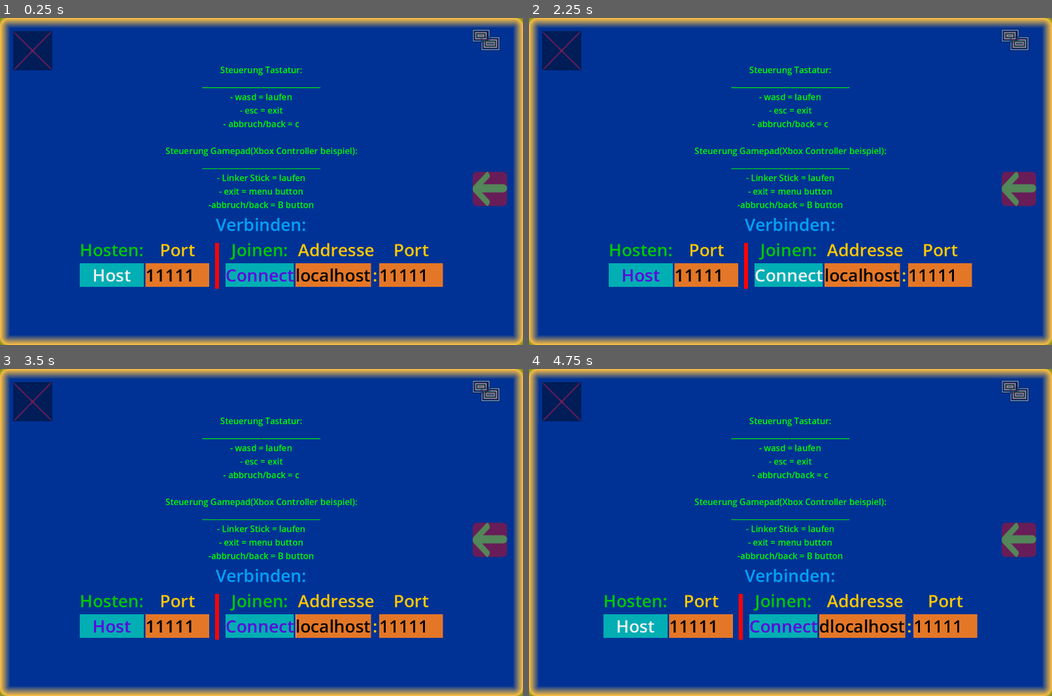
Above: before the commit, frames 1-4 (two rows, left to right).
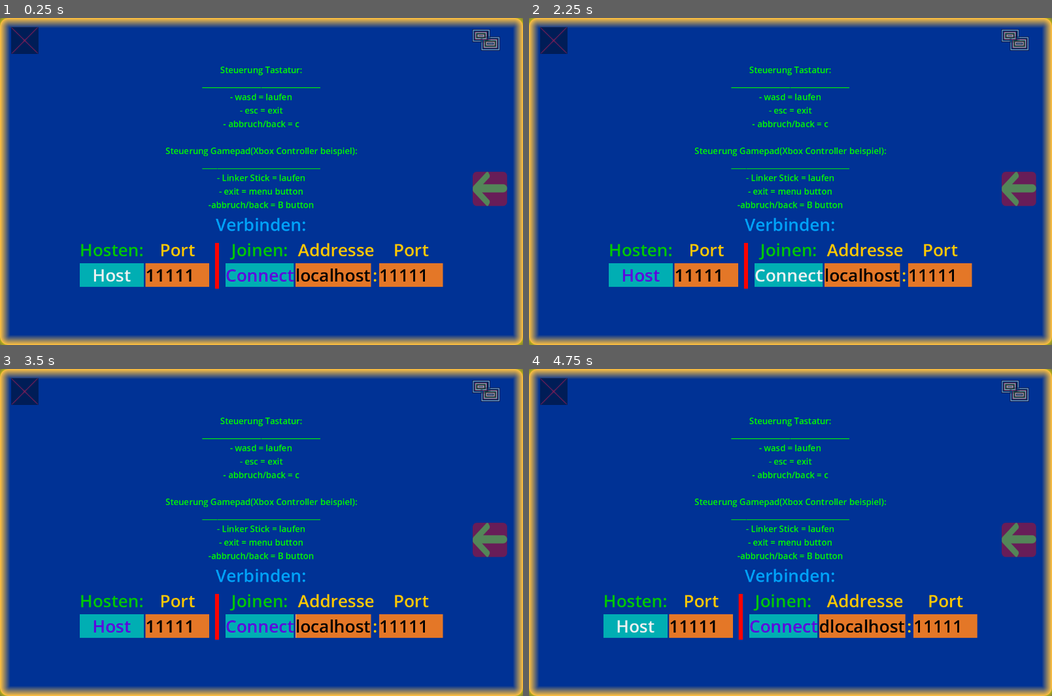
Above: after the commit, the same moments.

Repository: NIK-98/Paint_The_Ground
Game: Godot game, scene res://sceens/main.tscn
Two runs of this game, one before a commit and one after it. Both use one fixed random seed, a clock stepped at 60 frames per second and the inputs below.
Inputs (mouse positions are in pixels of both pictures, inside the frame that each line leads up to):
- Up to frame 1 (0.25 s): no input
- Up to frame 2 (2.25 s): move the mouse to (905, 165) at 0.52 s; hold D (right) 0.53-1.25 s; hold Tab (Info) 0.53-1.25 s; click (905, 165) at 0.67 s; click "Host" at 1.25 s; click "Connect" at 2 s
- Up to frame 3 (3.5 s): move the mouse to (156, 548) at 2.77 s; hold S (down) from 2.78 s (still down); tap Tab (Info) at 2.85 s; click (156, 548) at 2.92 s
- Up to frame 4 (4.75 s): tap Enter at 3.5 s; move the mouse to (842, 460) at 3.52 s; release S (down) at 3.53 s; hold D (right) 3.53-4.28 s; hold Tab (Info) 3.53-4.28 s; click (842, 460) at 3.67 s; tap Space at 4.25 s; move the mouse to (764, 597) at 4.27 s; hold W (up) from 4.28 s (still down); tap Tab (Info) at 4.35 s; click (764, 597) at 4.42 s

The runs differ from the first frame. In frame 1, 0.7% of the frame differs, in the area x 2-10%, y 2-16%; in frame 2, 0.7%; in frame 3, 0.7%; in frame 4, 0.7%.

Commit message:
kleinere bugfixes und beenden auswahl hinzugefügt

Diff:
--- a/project.godot
+++ b/project.godot
@@ -94,6 +94,10 @@
 ]
 }
 
+[input_devices]
+
+pointing/emulate_touch_from_mouse=true
+
 [rendering]
 
 renderer/rendering_method="gl_compatibility"
--- a/sceens/main.tscn
+++ b/sceens/main.tscn
@@ -7,6 +7,115 @@
 [ext_resource type="Texture2D" uid="uid://dcv3sqwpfh0ga" path="res://assets/controll/back.png" id="8_40dan"]
 [ext_resource type="Texture2D" uid="uid://cib66xypuplv1" path="res://assets/controll/Tap.png" id="9_jd08x"]
 
+[sub_resource type="StyleBoxFlat" id="StyleBoxFlat_hl7u4"]
+bg_color = Color(0, 0.667527, 0.805084, 1)
+corner_radius_top_left = 35
+corner_radius_top_right = 35
+corner_radius_bottom_right = 35
+corner_radius_bottom_left = 35
+expand_margin_left = 50.0
+expand_margin_top = 40.0
+expand_margin_right = 50.0
+expand_margin_bottom = 40.0
+
+[sub_resource type="StyleBoxFlat" id="StyleBoxFlat_8rova"]
+bg_color = Color(0, 0.666667, 0.803922, 1)
+expand_margin_left = 30.0
+expand_margin_right = 30.0
+
+[sub_resource type="Theme" id="Theme_47ifw"]
+Label/colors/font_color = Color(0, 0, 0, 1)
+Label/font_sizes/font_size = 50
+Label/styles/normal = SubResource("StyleBoxFlat_8rova")
+
+[sub_resource type="StyleBoxFlat" id="StyleBoxFlat_scvyy"]
+bg_color = Color(0.733066, 0.579528, 1.92523e-07, 1)
+corner_radius_top_left = 25
+corner_radius_top_right = 25
+corner_radius_bottom_right = 25
+corner_radius_bottom_left = 25
+corner_detail = 1
+expand_margin_left = 30.0
+expand_margin_right = 30.0
+shadow_color = Color(0, 0, 0.717647, 0.764706)
+shadow_size = 10
+
+[sub_resource type="StyleBoxFlat" id="StyleBoxFlat_udlca"]
+bg_color = Color(0.665557, 0, 0.0147375, 1)
+corner_radius_top_left = 25
+corner_radius_top_right = 25
+corner_radius_bottom_right = 25
+corner_radius_bottom_left = 25
+corner_detail = 1
+expand_margin_left = 30.0
+expand_margin_right = 30.0
+shadow_color = Color(0, 0, 0.717647, 0.764706)
+shadow_size = 10
+
+[sub_resource type="StyleBoxFlat" id="StyleBoxFlat_7jm4l"]
+bg_color = Color(0.500758, 0.0942032, 0, 1)
+corner_radius_top_left = 25
+corner_radius_top_right = 25
+corner_radius_bottom_right = 25
+corner_radius_bottom_left = 25
+corner_detail = 1
+expand_margin_left = 30.0
+expand_margin_right = 30.0
+shadow_color = Color(0, 0, 0.717647, 0.764706)
+shadow_size = 10
+
+[sub_resource type="Theme" id="Theme_iehin"]
+Button/font_sizes/font_size = 100
+Button/styles/hover = SubResource("StyleBoxFlat_scvyy")
+Button/styles/normal = SubResource("StyleBoxFlat_udlca")
+Button/styles/pressed = SubResource("StyleBoxFlat_7jm4l")
+
+[sub_resource type="StyleBoxEmpty" id="StyleBoxEmpty_2lpi4"]
+
+[sub_resource type="StyleBoxFlat" id="StyleBoxFlat_48w5a"]
+bg_color = Color(0.733333, 0.580392, 0, 1)
+corner_radius_top_left = 25
+corner_radius_top_right = 25
+corner_radius_bottom_right = 25
+corner_radius_bottom_left = 25
+corner_detail = 1
+expand_margin_left = 30.0
+expand_margin_right = 30.0
+shadow_color = Color(0, 0, 0.717647, 0.764706)
+shadow_size = 10
+
+[sub_resource type="StyleBoxFlat" id="StyleBoxFlat_8hspt"]
+bg_color = Color(0.139212, 0.723929, 3.85046e-07, 1)
+corner_radius_top_left = 25
+corner_radius_top_right = 25
+corner_radius_bottom_right = 25
+corner_radius_bottom_left = 25
+corner_detail = 1
+expand_margin_left = 30.0
+expand_margin_right = 30.0
+shadow_color = Color(0, 0, 0.717647, 0.764706)
+shadow_size = 10
+
+[sub_resource type="StyleBoxFlat" id="StyleBoxFlat_3fw6i"]
+bg_color = Color(0.17591, 0.459619, 9.62615e-08, 1)
+corner_radius_top_left = 25
+corner_radius_top_right = 25
+corner_radius_bottom_right = 25
+corner_radius_bottom_left = 25
+corner_detail = 1
+expand_margin_left = 30.0
+expand_margin_right = 30.0
+shadow_color = Color(0, 0, 0.717647, 0.764706)
+shadow_size = 10
+
+[sub_resource type="Theme" id="Theme_kbdh3"]
+Button/font_sizes/font_size = 100
+Button/styles/hover = SubResource("StyleBoxFlat_48w5a")
+Button/styles/normal = SubResource("StyleBoxFlat_8hspt")
+Button/styles/pressed = SubResource("StyleBoxFlat_3fw6i")
+
+[sub_resource type="StyleBoxEmpty" id="StyleBoxEmpty_2wt8t"]
+
 [node name="main" type="Node"]
 script = ExtResource("1_jo5ss")
 
@@ -28,8 +137,8 @@
 
 [node name="Leave" type="TouchScreenButton" parent="CanvasLayer"]
 modulate = Color(1, 1, 1, 0.415686)
-position = Vector2(45.7143, 45.7143)
-scale = Vector2(1.14286, 1.14286)
+position = Vector2(38.5714, 31.4286)
+scale = Vector2(0.797619, 0.785714)
 texture_normal = ExtResource("7_dpqrl")
 passby_press = true
 visibility_mode = 1
@@ -56,7 +165,44 @@
 offset_right = 91.4286
 offset_bottom = 548.571
 
+[node name="Beenden" type="CenterContainer" parent="CanvasLayer"]
+visible = false
+anchors_preset = 15
+anchor_right = 1.0
+anchor_bottom = 1.0
+offset_right = 550.0
+offset_bottom = 340.0
+grow_horizontal = 2
+grow_vertical = 2
+
+[node name="PanelContainer" type="PanelContainer" parent="CanvasLayer/Beenden"]
+layout_mode = 2
+theme_override_styles/panel = SubResource("StyleBoxFlat_hl7u4")
+
+[node name="VBoxContainer" type="VBoxContainer" parent="CanvasLayer/Beenden/PanelContainer"]
+layout_mode = 2
+theme_override_constants/separation = 15
+
+[node name="Beenden" type="Label" parent="CanvasLayer/Beenden/PanelContainer/VBoxContainer"]
+layout_mode = 2
+theme = SubResource("Theme_47ifw")
+text = "Beenden?"
+
+[node name="Ja" type="Button" parent="CanvasLayer/Beenden/PanelContainer/VBoxContainer"]
+layout_mode = 2
+theme = SubResource("Theme_iehin")
+theme_override_styles/focus = SubResource("StyleBoxEmpty_2lpi4")
+text = "JA"
+
+[node name="Nein" type="Button" parent="CanvasLayer/Beenden/PanelContainer/VBoxContainer"]
+layout_mode = 2
+theme = SubResource("Theme_kbdh3")
+theme_override_styles/focus = SubResource("StyleBoxEmpty_2wt8t")
+text = "NEIN"
+
 [connection signal="pressed" from="CanvasLayer/Leave" to="." method="_on_leave_pressed"]
 [connection signal="pressed" from="CanvasLayer/Back" to="." method="_on_back_pressed"]
 [connection signal="pressed" from="CanvasLayer/Tap" to="." method="_on_tap_pressed"]
 [connection signal="released" from="CanvasLayer/Tap" to="." method="_on_tap_released"]
+[connection signal="pressed" from="CanvasLayer/Beenden/PanelContainer/VBoxContainer/Ja" to="." method="_on_ja_pressed"]
+[connection signal="pressed" from="CanvasLayer/Beenden/PanelContainer/VBoxContainer/Nein" to="." method="_on_nein_pressed"]
--- a/sceens/ui.tscn
+++ b/sceens/ui.tscn
@@ -66,6 +66,7 @@
 
 [sub_resource type="SystemFont" id="SystemFont_6yb3n"]
 font_names = PackedStringArray("Goudy Stout")
+subpixel_positioning = 0
 
 [sub_resource type="Theme" id="Theme_iqe0b"]
 Label/colors/font_color = Color(0.815686, 0.380392, 0, 1)
--- a/scripts/joy.gd
+++ b/scripts/joy.gd
@@ -22,7 +22,7 @@
 
 func _input(event):
 	if event is InputEventScreenTouch:
-		if get_parent().get_parent().get_node("Level/level") != null:
+		if get_parent().get_parent().get_node("Level").get_child_count() > 0:
 			if event.pressed:
 				set_process(true)
 				var entfernung_stick = abs(joy_start_position-get_global_mouse_position()).length()
--- a/scripts/loby.gd
+++ b/scripts/loby.gd
@@ -5,6 +5,7 @@
 @export var is_running = false
 @export var Max_clients = 6
 
+var esc_is_pressing_in_game = false
 
 func _ready():
 	Max_clients = 6
@@ -13,7 +14,8 @@
 
 func _process(_delta):
 	if Input.is_action_just_pressed("exit"):
-		exit()
+		esc_is_pressing_in_game = true
+		get_parent().get_parent().get_parent().get_node("CanvasLayer/Beenden").visible = true
 		return
 	if visible:
 		visible_loby()
--- a/scripts/main.gd
+++ b/scripts/main.gd
@@ -76,8 +76,7 @@
 
 
 func _on_leave_pressed():
-	Input.action_press("exit")
-	Input.action_release("exit")
+	$CanvasLayer/Beenden.visible = true
 
 
 func _on_back_pressed():
@@ -92,3 +91,23 @@
 
 func _on_tap_released():
 	Input.action_release("Info")
+
+
+
+func _on_ja_pressed():
+	if $UI.esc_is_pressing:
+		$UI.esc_is_pressing = false
+		if FileAccess.file_exists(save_path):
+			DirAccess.remove_absolute(save_path)
+		get_tree().quit()
+	elif get_node("Level").get_child_count() > 0 and get_node("Level/level/loby").esc_is_pressing_in_game:
+		get_node("Level/level/loby").esc_is_pressing_in_game = false
+		get_node("Level/level/loby").exit()
+	else:
+		Input.action_press("exit")
+		Input.action_release("exit")
+	$CanvasLayer/Beenden.visible = false
+
+
+func _on_nein_pressed():
+	$CanvasLayer/Beenden.visible = false
--- a/scripts/ui.gd
+++ b/scripts/ui.gd
@@ -8,6 +8,7 @@
 @onready var ip = $Panel/CenterContainer/Net/Options/Option2/o3/remote1/Remote.text
 
 var loaded = false
+var esc_is_pressing = false
 
 
 func save():
@@ -25,6 +26,7 @@
 
 
 func _ready():
+	name = "UI"
 	if FileAccess.file_exists(get_parent().save_path):
 		return
 	var args = OS.get_cmdline_args()
@@ -50,6 +52,7 @@
 func _process(_delta):
 	if not loaded:
 		loaded = true
+		name = "UI"
 		$Panel/CenterContainer/Net/Options/Option2/o4/port.text = connectport
 		$Panel/CenterContainer/Net/Options/Option2/o3/remote1/Remote.text = ip
 		port = str(port)
@@ -59,9 +62,8 @@
 		block_host = false
 		$Panel/CenterContainer/Net/Connecting.text = ""
 	if Input.is_action_just_pressed("exit") and visible:
-		if FileAccess.file_exists(get_parent().save_path):
-			DirAccess.remove_absolute(get_parent().save_path)
-		get_tree().quit()
+		esc_is_pressing = true
+		get_parent().get_node("CanvasLayer/Beenden").visible = true
 
 
 func _on_host_pressed():
Not shown: 1 places in sceens/main.tscn that only renumber resources
